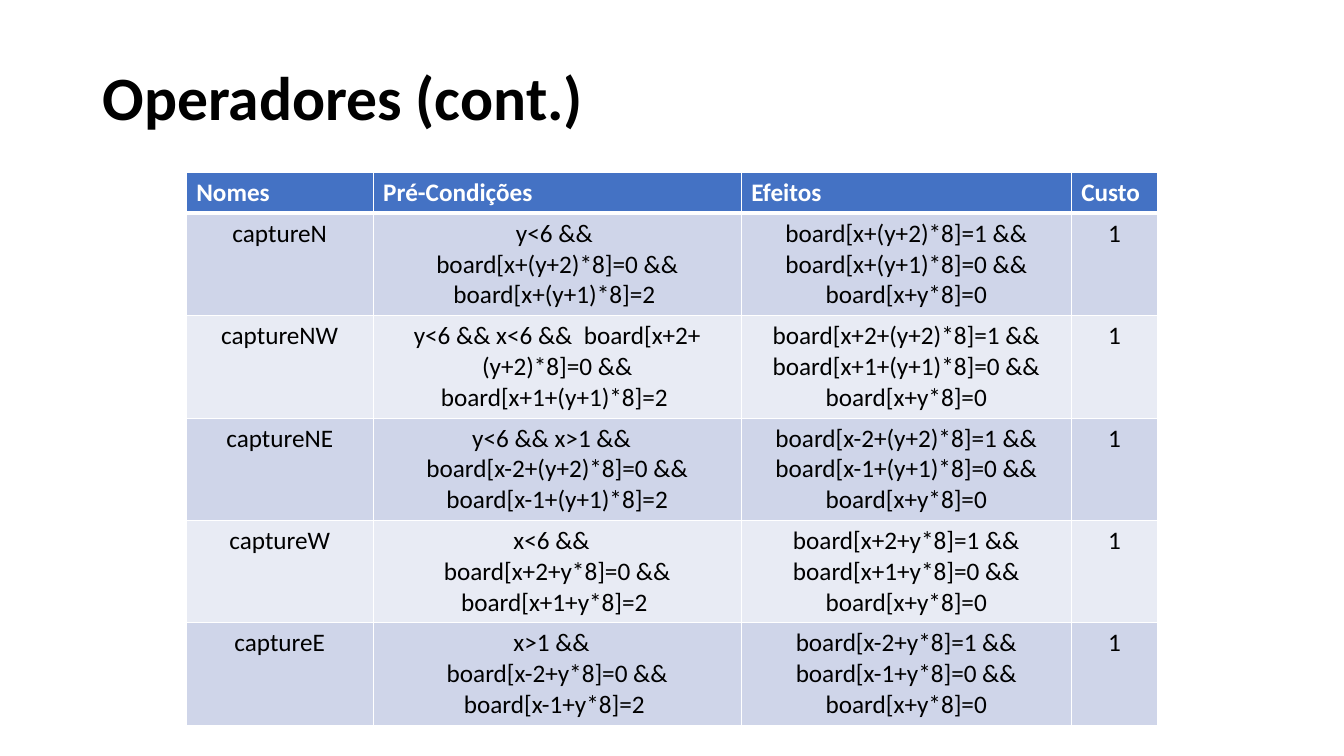
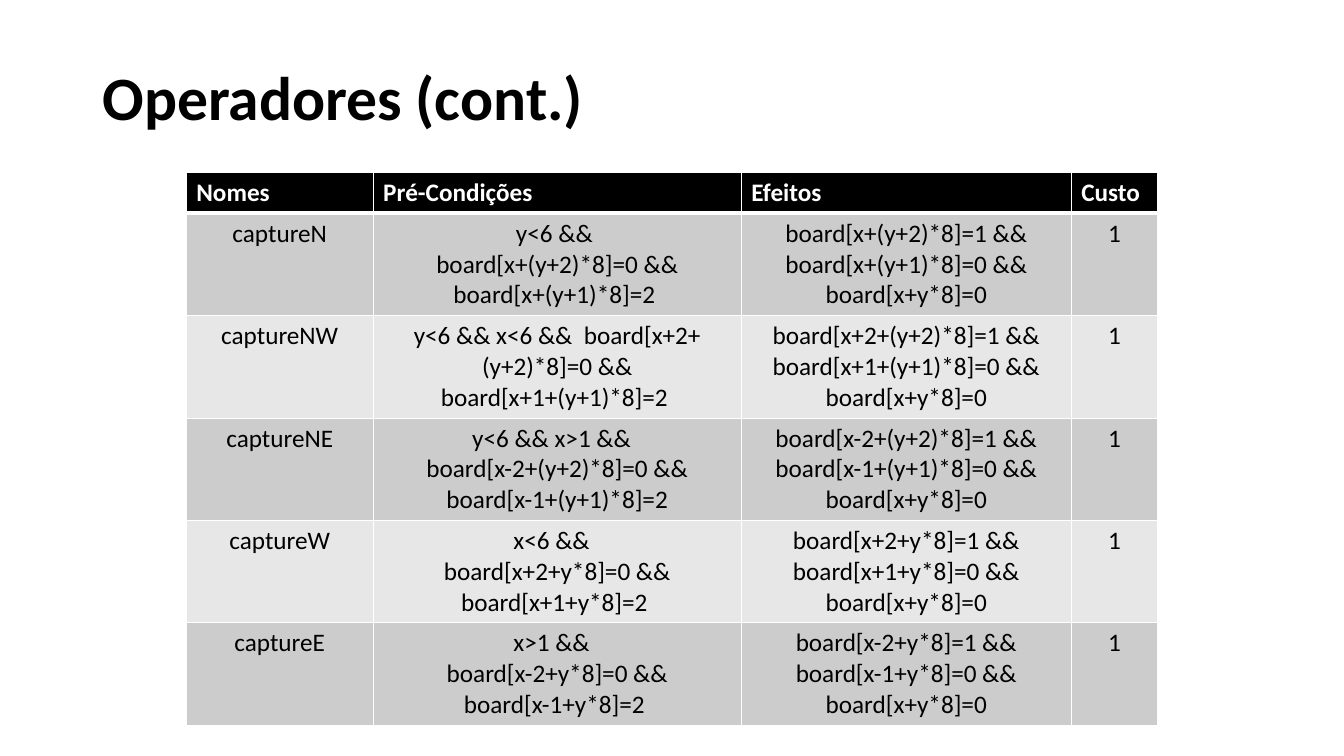
Before and after one commit to SergioDias47/Eximo, a slide deck: slide 6 of docs/IART-Eximo.pptx. Drawn at 1344x756 pixels with LibreOffice and Linux fonts; fonts in the diff are those of the drawing. Boxes give left, top, right and bottom in pixels: in the first picture for what was removed or moved away, otherwise in the second. Text is boxed around its words. In the diff, an @@ line names an element or a change of style, - is before the commit and + after.

```diff
--- a/docs/IART-Eximo.pptx
+++ b/docs/IART-Eximo.pptx
@@ table at (187, 172, 1157, 721) @@
@@ fill #4472C4 to #000000 in row 1 @@
@@ fill #CFD5EA to #CCCCCC in 12 cells @@
@@ fill #E9EBF5 to #E7E7E7 in 8 cells @@
```
Also in this commit, not shown: 4 other slides changed, 7 slides added, 3 other files.
